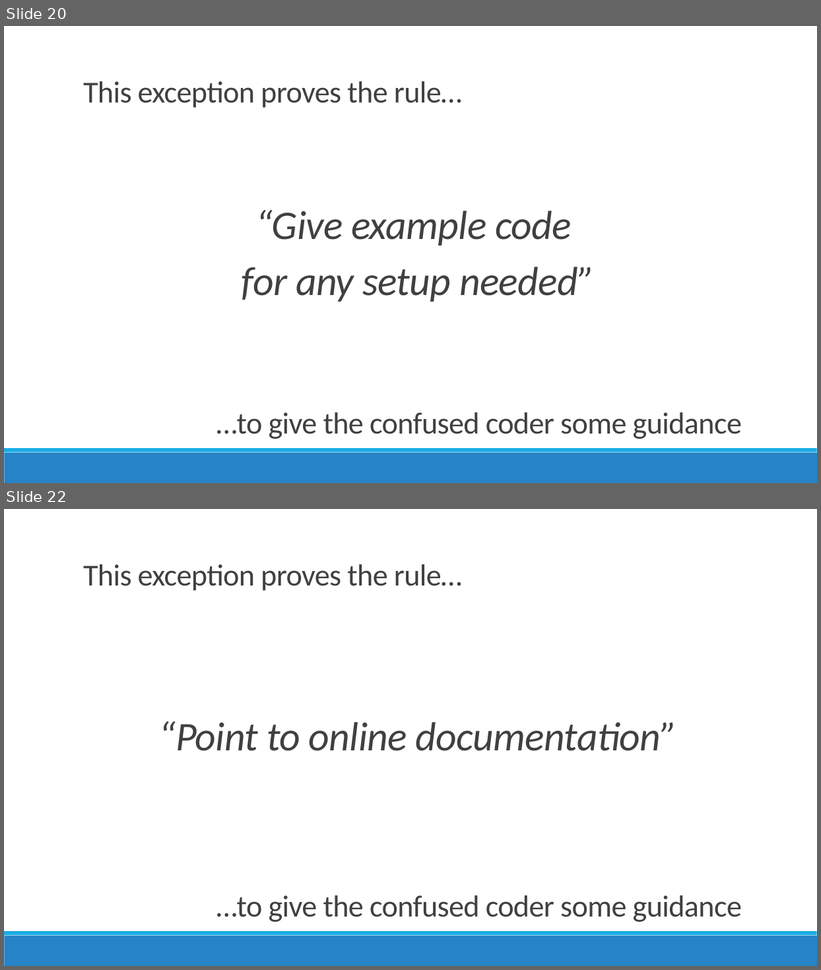
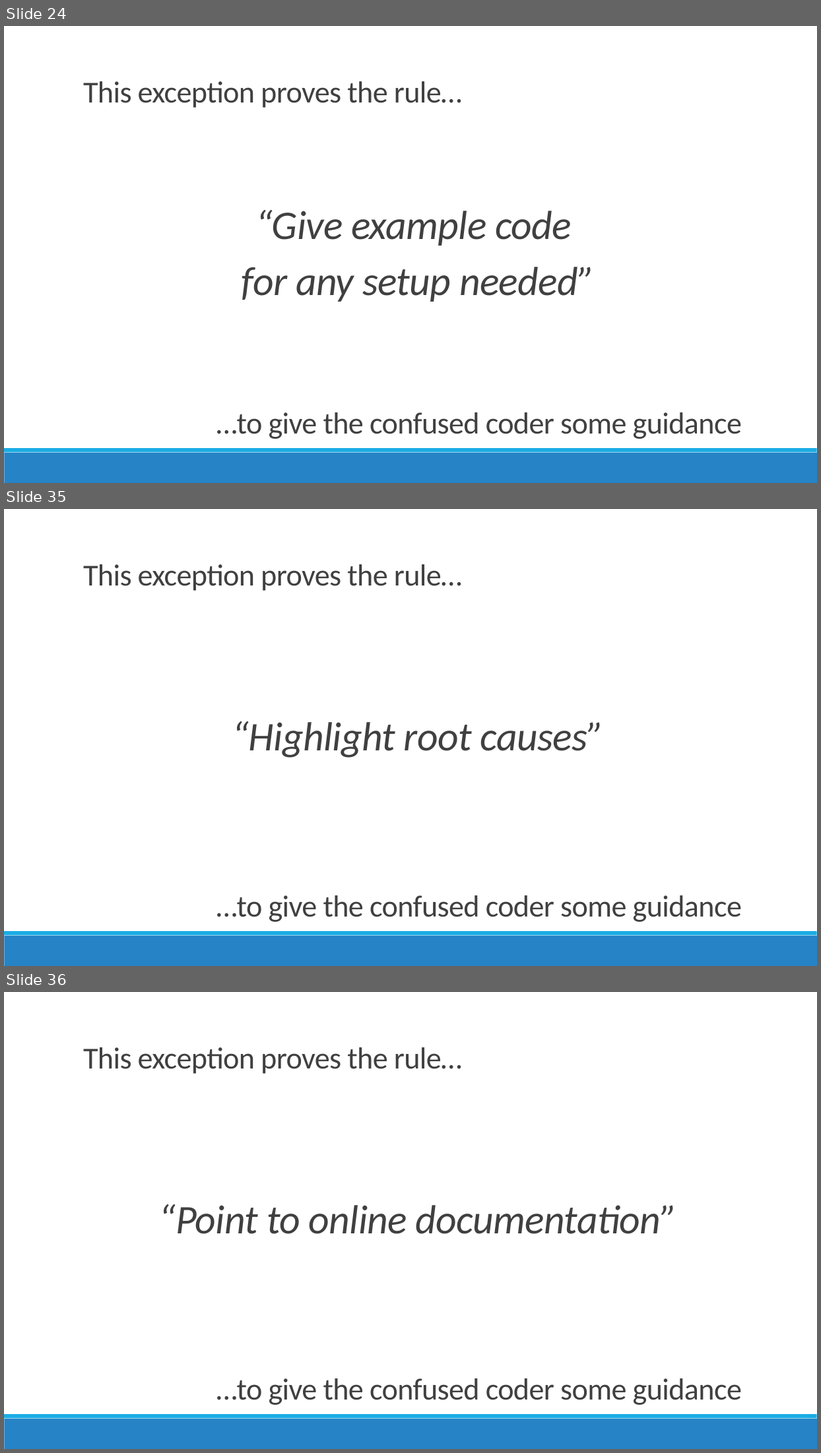
Before and after one commit to jamesrcounts/ExceptionalTalk, a slide deck: Talk.pptx. Shown one above the other, each under a label of ours: slides 20 and 22 before the commit, slides 24, 35 and 36 after it; the slides between them are not shown. The pictures are 821x970 and 821x1453 pixels, drawn with LibreOffice and Linux fonts; fonts in the diff are those of the drawing. Boxes give left, top, right and bottom in pixels: in the first picture for what was removed or moved away, otherwise in the second. Text is boxed around its words. In the diff, an @@ line names an element or a change of style, - is before the commit and + after.

```diff
--- a/Talk.pptx
+++ b/Talk.pptx
@@ slide 35 added at bbox=[4, 509, 817, 966], background #FFFFFF; not listed: 2 template elements that a slide beside it also shows @@
@@ title added at bbox=[83, 564, 462, 591], 36 pt, text #404040 @@
+This exception proves the rule…
@@ text added at bbox=[232, 722, 605, 758], 48 pt, text #404040, italic @@
+  “Highlight root causes”
@@ text added at bbox=[217, 896, 742, 922], 36 pt, text #404040 @@
+…to give the confused coder some guidance
@@ what was slide 20 is now slide 24 @@
@@ what was slide 22 is now slide 36 @@
```
Also in this commit, not shown: 1 slide changed, 13 other slides added, 3 other files.
